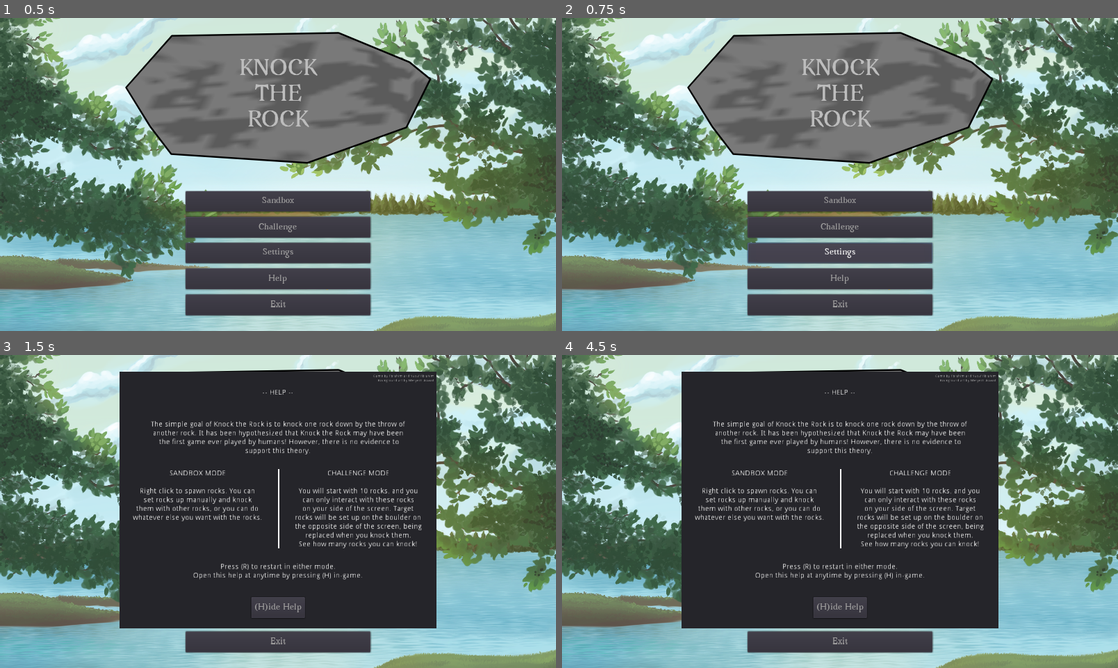
Above: before the commit, frames 1-4 (two rows, left to right).
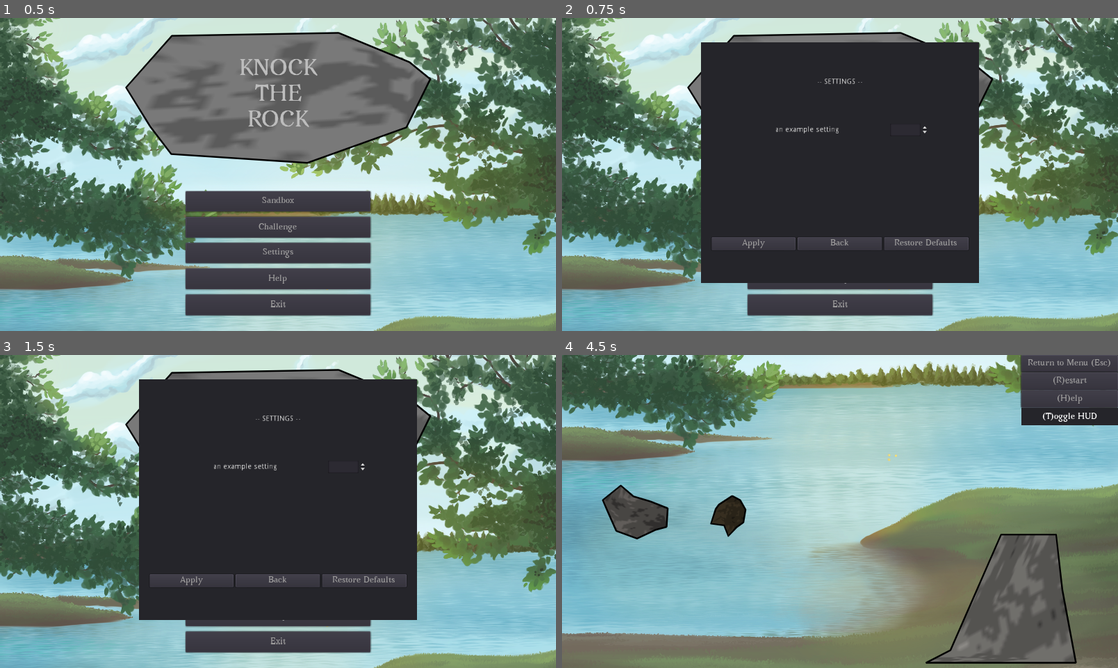
Above: after the commit, the same moments.

Repository: ebrahimebrahim/knock-the-rock
Game: Godot game, scene res://MenuScreen.tscn
The game is run twice, just before and just after one commit, with the same random seed, the same clock (stepped at 60 frames per second) and the same inputs.
Inputs (mouse positions are in pixels of both pictures, inside the frame that each line leads up to):
- Up to frame 1 (0.5 s): no input
- Up to frame 2 (0.75 s): click "Settings" at 0.5 s
- Up to frame 3 (1.5 s): click "Help" at 1.25 s
- Up to frame 4 (4.5 s): click (751, 580) at 2 s, where only the run after the commit has a clickable "Apply"; click (840, 580) at 2.75 s, where only the run after the commit has a clickable "Back"; click "Sandbox" at 3.5 s; click (840, 564) at 4.25 s, where only the run before the commit has a clickable "Challenge"

Frame 1 is identical in both runs. In frame 2, 36% of the frame differs, in the area x 25-75%, y 7-85%; in frame 3, 12%; in frame 4, 95%, in the area x 0-100%, y 0-100%.

Commit message:
put settings overlay into main menu
it still doesn't do anything

Diff:
--- a/ktr/MenuScreen.gd
+++ b/ktr/MenuScreen.gd
@@ -18,7 +18,8 @@
 	$MenuZone/Menu/SettingsButton.connect("button_up",self,"_on_settings")
 	$MenuZone/Menu/HelpButton.connect("button_up",self,"_on_help")
 	$MenuZone/Menu/ExitButton.connect("button_up",self,"_on_exit")
-	$HelpOverlay/Help.connect("hide_help",self,"_on_help")
+	$Overlays/Help.connect("hide_help",self,"_on_help")
+	$Overlays/Settings.connect("back",self,"_on_settings")
 
 
 func _on_sdbx():
@@ -28,10 +29,10 @@
 	scroll_bg("res://GameChallenge.tscn")
 
 func _on_settings():
-	print("settings peup")
+	$Overlays/Settings.visible = not $Overlays/Settings.visible
 
 func _on_help():
-	$HelpOverlay.visible = not $HelpOverlay.visible
+	$Overlays/Help.visible = not $Overlays/Help.visible
 
 func _on_exit():
 	get_tree().quit()
--- a/ktr/MenuScreen.tscn
+++ b/ktr/MenuScreen.tscn
@@ -1,10 +1,11 @@
-[gd_scene load_steps=8 format=2]
+[gd_scene load_steps=9 format=2]
 
 [ext_resource path="res://theme.tres" type="Theme" id=1]
 [ext_resource path="res://images/bg.png" type="Texture" id=2]
 [ext_resource path="res://MenuScreen.gd" type="Script" id=3]
 [ext_resource path="res://Help.tscn" type="PackedScene" id=4]
 [ext_resource path="res://Logo.gd" type="Script" id=5]
+[ext_resource path="res://Settings.tscn" type="PackedScene" id=6]
 
 [sub_resource type="DynamicFontData" id=1]
 font_path = "res://fonts/Avara.ttf"
@@ -148,15 +149,18 @@
 theme = ExtResource( 1 )
 text = "Exit"
 
-[node name="HelpOverlay" type="Node2D" parent="."]
-visible = false
+[node name="Overlays" type="Node2D" parent="."]
 position = Vector2( 533, 278.303 )
 __meta__ = {
 "_edit_group_": true
 }
 
-[node name="Help" parent="HelpOverlay" instance=ExtResource( 4 )]
+[node name="Help" parent="Overlays" instance=ExtResource( 4 )]
+visible = false
 margin_left = -304.5
 margin_top = -246.0
 margin_right = 304.5
 margin_bottom = 246.0
+
+[node name="Settings" parent="Overlays" instance=ExtResource( 6 )]
+visible = false
--- /dev/null
+++ b/ktr/Settings.gd
@@ -0,0 +1,17 @@
+extends Panel
+
+signal back
+
+
+
+func _on_BackButton_pressed():
+	emit_signal("back")
+
+
+
+func _on_ApplyButton_pressed():
+	pass # Replace with function body.
+
+
+func _on_DefaultsButton_pressed():
+	pass # Replace with function body.
--- a/ktr/Settings.tscn
+++ b/ktr/Settings.tscn
@@ -1,6 +1,7 @@
-[gd_scene load_steps=2 format=2]
+[gd_scene load_steps=3 format=2]
 
 [ext_resource path="res://theme.tres" type="Theme" id=1]
+[ext_resource path="res://Settings.gd" type="Script" id=2]
 
 [node name="Settings" type="Panel"]
 anchor_left = 0.5
@@ -11,6 +12,7 @@
 margin_top = -230.5
 margin_right = 266.5
 margin_bottom = 230.5
+script = ExtResource( 2 )
 __meta__ = {
 "_edit_use_anchors_": false
 }
@@ -118,3 +120,6 @@
 size_flags_vertical = 4
 theme = ExtResource( 1 )
 text = "Restore Defaults"
+[connection signal="pressed" from="VBoxContainer/MarginContainer/HBoxContainer/ApplyButton" to="." method="_on_ApplyButton_pressed"]
+[connection signal="pressed" from="VBoxContainer/MarginContainer/HBoxContainer/BackButton" to="." method="_on_BackButton_pressed"]
+[connection signal="pressed" from="VBoxContainer/MarginContainer/HBoxContainer/DefaultsButton" to="." method="_on_DefaultsButton_pressed"]
